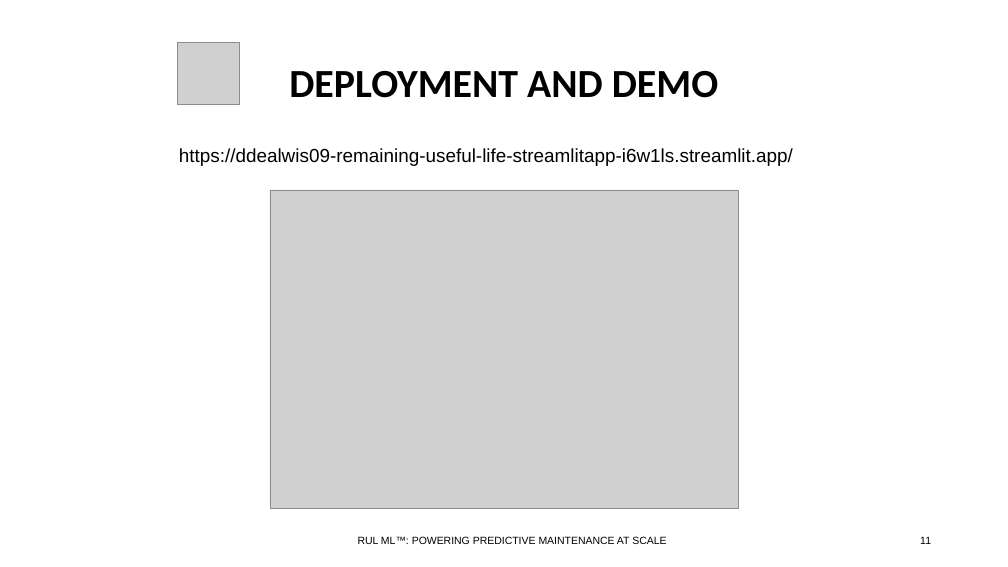
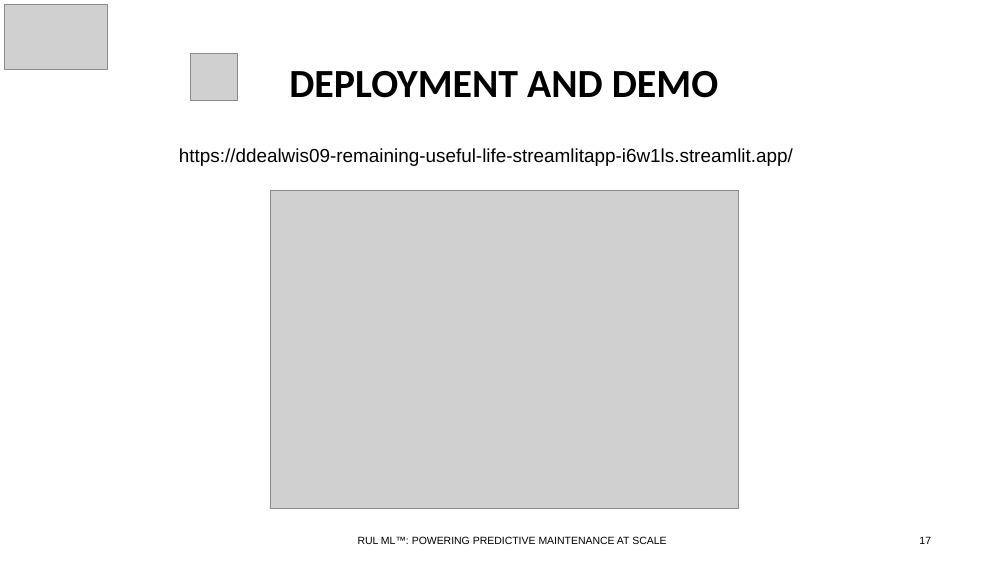
Before and after one commit to ddealwis09/Remaining_Useful_Life, a slide deck: slide 17 of docs/FourthBrain Capstone Demo Day Deck.pptx (slide 11 before the commit). Drawn at 1008x567 pixels with LibreOffice and Linux fonts; fonts in the diff are those of the drawing; grey boxes stand for pictures. Boxes give left, top, right and bottom in pixels: in the first picture for what was removed or moved away, otherwise in the second. Text is boxed around its words. In the diff, an @@ line names an element or a change of style, - is before the commit and + after.

```diff
--- a/docs/FourthBrain Capstone Demo Day Deck.pptx
+++ b/docs/FourthBrain Capstone Demo Day Deck.pptx
@@ picture added at bbox=[5, 5, 108, 70] @@
@@ picture: place and size @@
-picture at bbox=[177, 42, 239, 104]
+picture at bbox=[191, 54, 237, 101]
@@ page number at bbox=[919, 536, 931, 544]: text changed @@
-11
+17
```
Also in this commit, not shown: 13 other slides changed, 6 slides added, 3 slides removed, 1 other file.
